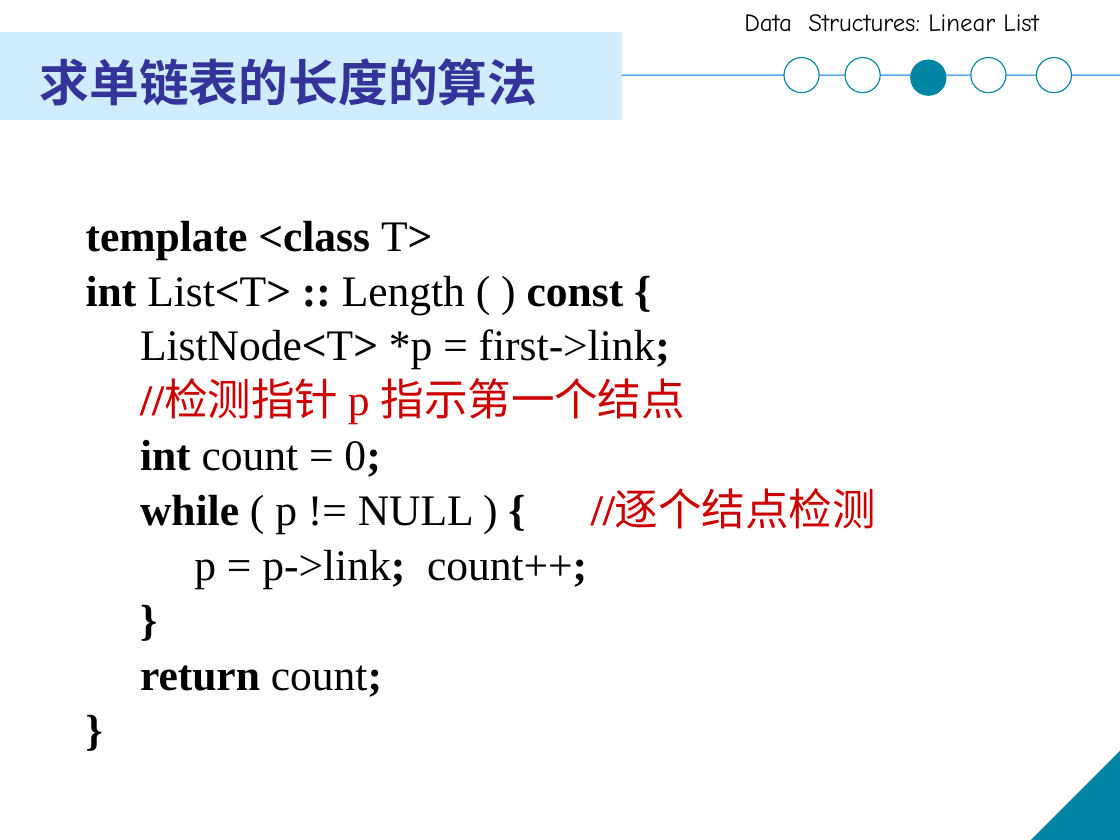
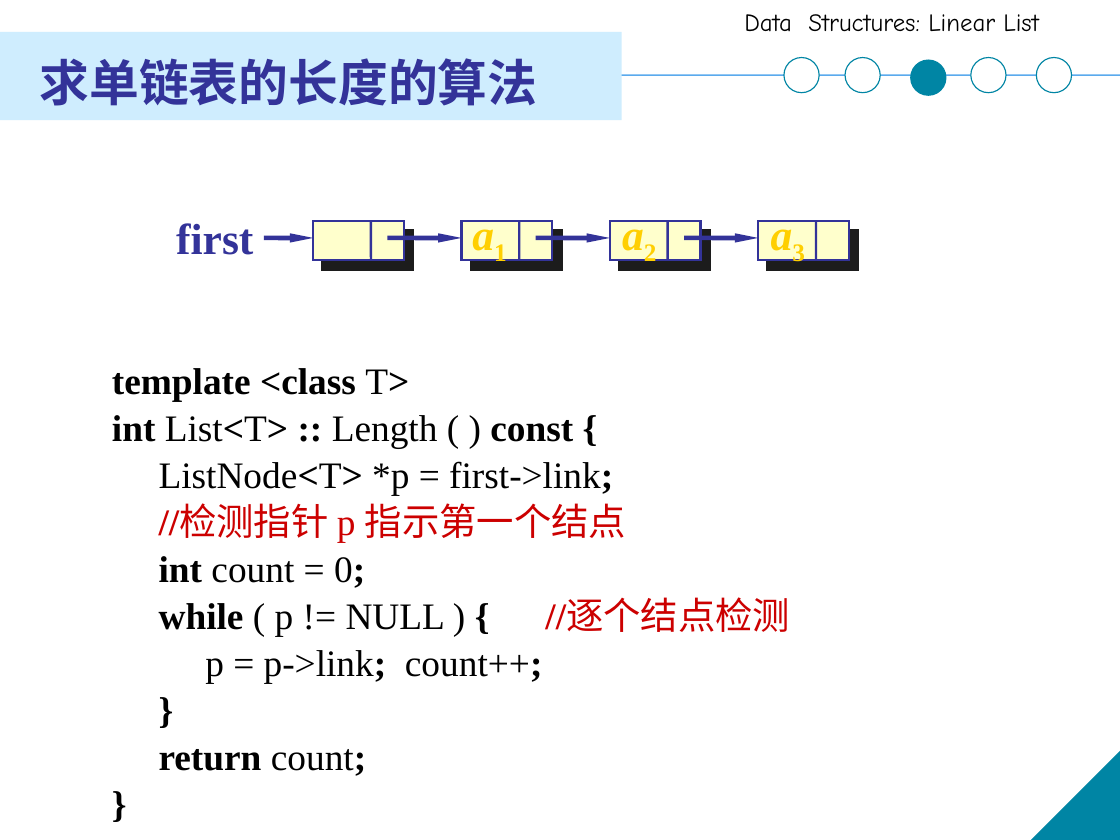
Before and after one commit to XinweiJiang/xinweijiang.github.io, a slide deck: slide 64 of course/ds-a/ds-a-ch2.pptx. Drawn at 1120x840 pixels with LibreOffice and Linux fonts; fonts in the diff are those of the drawing. Boxes give left, top, right and bottom in pixels: in the first picture for what was removed or moved away, otherwise in the second. Text is boxed around its words. In the diff, an @@ line names an element or a change of style, - is before the commit and + after.

```diff
--- a/course/ds-a/ds-a-ch2.pptx
+++ b/course/ds-a/ds-a-ch2.pptx
@@ group added at <box>176,204,849,269</box>: 4 rectangles, 4 arrows, 4 lines, 4 texts @@
+first
+a1
+a2
+a3
@@ text "template <class T>": place and size @@
-text "template <class T>" at <box>86,220,876,697</box>
+text "template <class T>" at <box>112,368,790,776</box>
@@ text "template <class T>" at <box>112,368,790,776</box>: size 28 to 24 pt @@
```
Also in this commit, not shown: 17 other slides changed.
